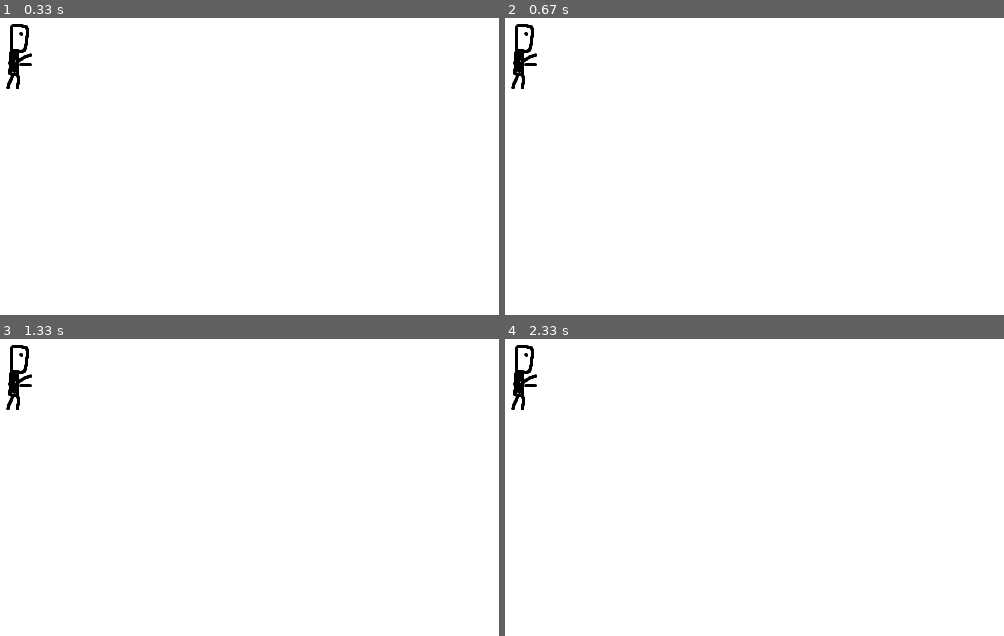
Above: before the commit, frames 1-4 (two rows, left to right).
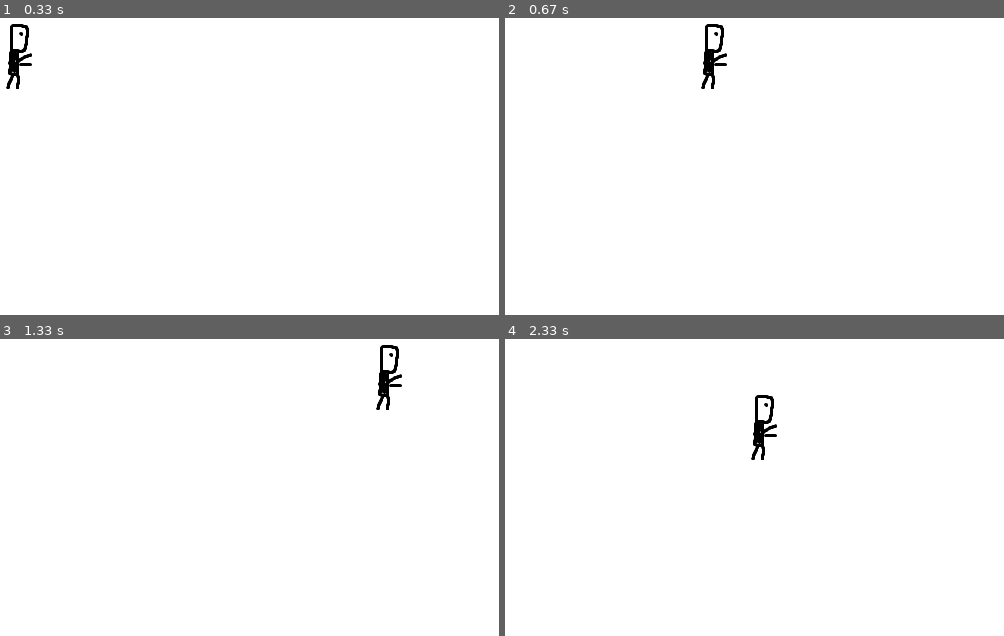
Above: after the commit, the same moments.

Repository: goglgo/pygame_jumBBGGing
Game: pygame game, started from main.py
Same seed, same stepped clock (60 frames per second), same inputs: the game is played once before the commit and once after it.
Inputs:
- Up to frame 1 (0.33 s): no input
- Up to frame 2 (0.67 s): hold Right from 0.33 s (still down)
- Up to frame 3 (1.33 s): release Right at 0.8 s; hold Up 0.83-1.13 s; hold Right from 1.17 s (still down)
- Up to frame 4 (2.33 s): release Right at 1.63 s; hold Left 1.67-2.2 s; hold Down from 2.23 s (still down)

Frame 1 is identical in both runs. In frame 2, 1.0% of the frame differs, in the area x 1-45%, y 2-24%; in frame 3, 1.0%; in frame 4, 1.0%.

Commit message:
added palyer move

Diff:
--- a/main.py
+++ b/main.py
@@ -7,6 +7,8 @@
 
 BASE_DIR = os.getcwd()
 ASSET_DIR = os.path.join(BASE_DIR, "assets")
+
+clock = pygame.time.Clock()
 
 # Set up the drawing window
 screen = pygame.display.set_mode([500, 500])
@@ -25,7 +27,7 @@
 
 
 class PlayerObject(pygame.sprite.Sprite):
-    def __init__(self):
+    def __init__(self, screen_width=500, screen_height=500):
         super(PlayerObject, self).__init__()
         player_picture_path = os.path.join(ASSET_DIR, "player", "player.png")
         picture = pygame.image.load(player_picture_path)
@@ -36,6 +38,38 @@
         # rect from surf by .get_rect()
         self.rect = self.surf.get_rect()
 
+        self.screen_width = screen_width
+        self.screen_height = screen_height
+
+    def update(self):
+        pressed_keys = pygame.key.get_pressed()
+
+        if pressed_keys[K_UP]:
+            self.rect.move_ip(0,-10)
+
+        if pressed_keys[K_DOWN]:
+            self.rect.move_ip(0,10)
+
+        if pressed_keys[K_LEFT]:
+            self.rect.move_ip(-10,0)
+
+        if pressed_keys[K_RIGHT]:
+            self.rect.move_ip(10,0)
+
+        if self.rect.left < 0:
+            self.rect.left = 0
+
+        # if self.rect.right > self.screen_width:
+        #     self.rect.right = self.screen_width
+
+        if self.rect.top <= 0:
+            self.rect.top = 0
+
+        # if self.rect.bottom >= self.screen_height:
+        #     self.rect.bottom = self.screen_height
+
+
+
 Player = PlayerObject()
 # Run until the user asks to quit
 EVENT = EventCheck()
@@ -45,10 +79,13 @@
 
     # Fill the background with white
     screen.fill((255, 255, 255))
+
     screen.blit(Player.surf, Player.rect)
+    Player.update()
 
     # Flip the display
     pygame.display.flip()
+    clock.tick(60)
 
 # Done! Time to quit.
 pygame.quit()
